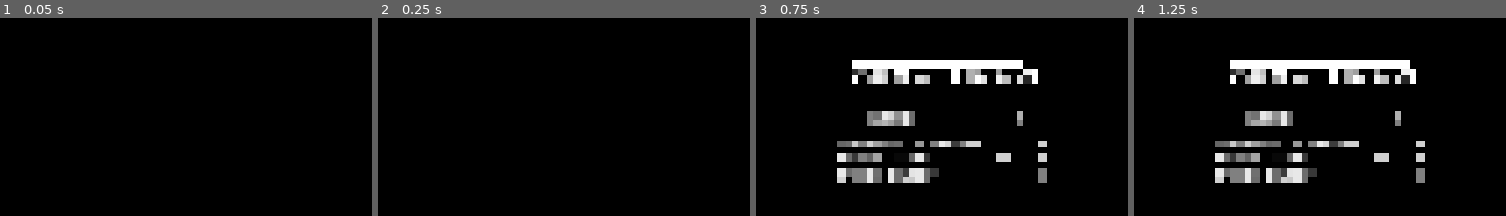
Above: before the commit, frames 1-4 (left to right).
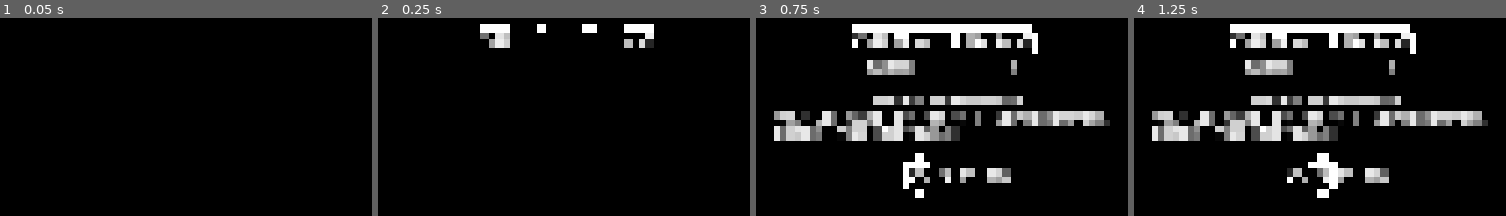
Above: after the commit, the same moments.

Repository: 100-Devs-1-Game/DragonDragonFireFire
Game: Godot game, scene res://end_screen/end_screen.tscn
The game is run twice, just before and just after one commit, with the same random seed, the same clock (stepped at 60 frames per second) and the same inputs. This scene is started directly instead of the project's main scene.
Inputs:
- Up to frame 1 (0.05 s): no input
- Up to frame 2 (0.25 s): no input
- Up to frame 3 (0.75 s): tap Enter (ui_accept) at 0.5 s; hold Right (ui_right) from 0.53 s (still down); tap Shift (fire) at 0.6 s
- Up to frame 4 (1.25 s): keep holding Right (ui_right); tap Space (jump) at 0.77, 1.07 s; tap Enter (ui_accept) at 0.8 s

Frame 1 is identical in both runs. In frame 2, 1.8% of the frame differs, in the area x 27-75%, y 3-16%; in frame 3, 24%; in frame 4, 25%, in the area x 4-96%, y 3-91%.

Commit message:
Add an initial leaderboard

Diff:
--- a/src/autoloads/game_state.gd
+++ b/src/autoloads/game_state.gd
@@ -5,12 +5,23 @@
 var paused : bool = false
 
 var current_stage : int = 1
-
 var score : int = 0
 var time_left : float = float(Constants.PLAY_TIME)
 var playtime_elapsed : float = 0.0
 var lives : int = Constants.STARTING_LIVES
 var food_eaten : int = 0
+
+
+func reset_game_state() -> void:
+	cutscene = false
+	paused = false
+
+	current_stage = 1
+	score = 0
+	time_left = float(Constants.PLAY_TIME)
+	playtime_elapsed = 0.0
+	lives = Constants.STARTING_LIVES
+	food_eaten = 0
 
 
 func is_in_cutscene() -> bool:
--- /dev/null
+++ b/src/autoloads/highscores.gd
@@ -0,0 +1,100 @@
+# To be used as autoload, class name intentionally omitted.
+extends Node
+
+class ScoreEntry:
+	var score_value : int = 0
+	var name : String = ""
+
+const _HIGHSCORES_PATH : String = "user://highscores.cfg"
+const _MAX_NUM_ENTRIES : int = 3
+
+var highscores : Array[ScoreEntry] = []
+
+
+func add_score_entry(entry: ScoreEntry) -> void:
+	# Prune name to three characters:
+	entry.name = entry.name.substr(0, 3)
+	# Make name all upper case:
+	entry.name = entry.name.to_upper()
+
+	highscores.append(entry)
+	highscores.sort_custom(func(a, b): return a.score_value > b.score_value)
+	if highscores.size() > _MAX_NUM_ENTRIES:
+		highscores = highscores.slice(0, _MAX_NUM_ENTRIES)
+
+
+func reset_highscores() -> void:
+	highscores.clear()
+
+	var entry1 = ScoreEntry.new()
+	entry1.score_value = 100000
+	entry1.name = "ZPX"
+	highscores.append(entry1)
+
+	var entry2 = ScoreEntry.new()
+	entry2.score_value = 10000
+	entry2.name = "AST"
+	highscores.append(entry2)
+
+	var entry3 = ScoreEntry.new()
+	entry3.score_value = 1000
+	entry3.name = "ENV"
+	highscores.append(entry3)
+
+
+func is_top_three_score(score : int) -> bool:
+	if highscores.size() < 3:
+		return true
+
+	return score > highscores[2].score_value
+
+
+func read_highscores_file() -> void:
+	var highscores_file = ConfigFile.new()
+	var error : Error = highscores_file.load(_HIGHSCORES_PATH)
+	if error != OK:
+		push_warning("Not loading highscores file, doesn't exist. Creating. This is expected on first run.")
+		highscores_file.save(_HIGHSCORES_PATH)
+		reset_highscores()
+		return
+
+	# Gather all entries by index until missing
+	for i in _MAX_NUM_ENTRIES:
+		var key_score_value = "entry_%d_score_value" % i
+		var key_name = "entry_%d_name" % i
+		if not highscores_file.has_section_key("highscores", key_score_value):
+			push_warning("Highscores file is malformed: entry %d missing score value. Not loading." % i)
+			reset_highscores()
+			return
+		if not highscores_file.has_section_key("highscores", key_name):
+			push_warning("Highscores file is malformed: entry %d missing name. Not loading." % i)
+			reset_highscores()
+			return
+
+		var entry = ScoreEntry.new()
+		entry.score_value = highscores_file.get_value("highscores", key_score_value)
+		entry.name = highscores_file.get_value("highscores", key_name)
+		add_score_entry(entry)
+
+	assert(highscores.size() == _MAX_NUM_ENTRIES)
+
+
+func save_highscores_file() -> void:
+	var highscores_file = ConfigFile.new()
+	var error : Error = highscores_file.load(_HIGHSCORES_PATH)
+	if error != OK:
+		push_error("Cannot save highscores, file expected but doesn't exist. Creating new file.")
+
+	# Clear previous entries in the section
+	if highscores_file.has_section("highscores"):
+		highscores_file.erase_section("highscores")
+
+	# Write each score entry: overall_score and all phase_scores
+	assert(highscores.size() == _MAX_NUM_ENTRIES)
+	for i in highscores.size():
+		var entry = highscores[i]
+		highscores_file.set_value("highscores", "entry_%d_score_value" % i, entry.score_value)
+		highscores_file.set_value("highscores", "entry_%d_name" % i, entry.name)
+
+	highscores_file.save(_HIGHSCORES_PATH)
+	print("Successfully saved highscores to file.")
--- a/src/end_screen/end_screen.gd
+++ b/src/end_screen/end_screen.gd
@@ -4,14 +4,28 @@
 enum State
 {
 	TRANSITION_IN,
+	NEW_HIGHSCORE,
 	WAITING_FOR_INPUT,
 	TRANSITION_OUT,
 }
 
+const _NUM_INITIALS : int = 3
+const _MAX_INITIALS_IDX : int = _NUM_INITIALS + 1 # +1 for OK label.
+
 var _cur_state : State = State.TRANSITION_IN
 var _transition_time : float = 0.0
+var _is_new_highscore : bool = false
+
+var _selected_initial_idx : int = 0
+var _entered_name : String = "---"
 
 @onready var _transition_rect : TextureRect = $TransitionRect
+
+@onready var _new_highscore_screen : Control = %NewHighscoreScreen
+@onready var _statistics_screen : Control = %StatisticsScreen
+
+@onready var _initials : Array = [%Initial0, %Initial1, %Initial2]
+@onready var _ok_label : OKLabel = %OKLabel
 
 @onready var _score_label : Label = %Score
 @onready var _stages_cleared_label : Label = %StagesCleared
@@ -25,11 +39,25 @@
 
 	_set_statistics()
 
+	_is_new_highscore = Highscores.is_top_three_score(GameState.score)
+
+	if _is_new_highscore:
+		_new_highscore_screen.visible = true
+		_statistics_screen.visible = false
+	else:
+		_new_highscore_screen.visible = false
+		_statistics_screen.visible = true
+
+	_selected_initial_idx = 0
+	_update_initials_selection()
+
 
 func _process(delta : float) -> void:
 	match _cur_state:
 		State.TRANSITION_IN:
 			_process_transition_in(delta)
+		State.NEW_HIGHSCORE:
+			_process_new_highscore(delta)
 		State.WAITING_FOR_INPUT:
 			_process_waiting_for_input(delta)
 		State.TRANSITION_OUT:
@@ -57,8 +85,51 @@
 	_transition_time += delta
 	_transition_rect.material.set_shader_parameter("clear_progress", _transition_time)
 	if _transition_time >= 1.0:
+		_cur_state = State.NEW_HIGHSCORE if _is_new_highscore else State.WAITING_FOR_INPUT
+		_transition_time = 0.0
+
+
+func _process_new_highscore(_delta : float) -> void:
+	var fire_pressed : bool = Input.is_action_just_pressed("fire")
+	var jump_pressed : bool = Input.is_action_just_pressed("jump")
+	var ui_accept_pressed : bool = Input.is_action_just_pressed("ui_accept")
+	if (fire_pressed or jump_pressed or ui_accept_pressed) and _selected_initial_idx == _MAX_INITIALS_IDX - 1:
+		_entered_name = ""
+		for i in range(_NUM_INITIALS):
+			_entered_name += _initials[i].get_letter()
+
+		assert(_entered_name.length() == _NUM_INITIALS)
+		assert(Highscores.is_top_three_score(GameState.score))
+
+		var score_entry : Highscores.ScoreEntry = Highscores.ScoreEntry.new()
+		score_entry.score_value = GameState.score
+		score_entry.name = _entered_name
+		Highscores.add_score_entry(score_entry)
+
+		_new_highscore_screen.visible = false
+		_statistics_screen.visible = true
 		_cur_state = State.WAITING_FOR_INPUT
-		_transition_time = 0.0
+
+	var ui_right_pressed : bool = Input.is_action_just_pressed("ui_right")
+	if ui_right_pressed or fire_pressed or jump_pressed or ui_accept_pressed:
+		_selected_initial_idx += 1
+		_selected_initial_idx = min(_selected_initial_idx, _MAX_INITIALS_IDX - 1)
+		_update_initials_selection()
+
+	if Input.is_action_just_pressed("ui_left") or Input.is_action_just_pressed("ui_cancel"):
+		_selected_initial_idx -= 1
+		_selected_initial_idx = max(_selected_initial_idx, 0)
+		_update_initials_selection()
+
+	if Input.is_action_just_pressed("ui_up"):
+		if _selected_initial_idx < _NUM_INITIALS:
+			assert(_initials[_selected_initial_idx].is_selected())
+			_initials[_selected_initial_idx].next_letter()
+
+	if Input.is_action_just_pressed("ui_down"):
+		if _selected_initial_idx < _NUM_INITIALS:
+			assert(_initials[_selected_initial_idx].is_selected())
+			_initials[_selected_initial_idx].previous_letter()
 
 
 func _process_waiting_for_input(_delta : float) -> void:
@@ -66,6 +137,7 @@
 	var jump_pressed : bool = Input.is_action_just_pressed("jump")
 	var fire_pressed : bool = Input.is_action_just_pressed("fire")
 	if accept_pressed or jump_pressed or fire_pressed:
+		Highscores.save_highscores_file()
 		_cur_state = State.TRANSITION_OUT
 
 
@@ -75,3 +147,12 @@
 
 	if _transition_time >= 1.0:
 		Signals.scene_change_triggered.emit(SceneDefinitions.Scenes.TITLE_SCREEN)
+
+
+func _update_initials_selection() -> void:
+	assert(_selected_initial_idx >= 0 and _selected_initial_idx < _MAX_INITIALS_IDX)
+
+	for i in range(_NUM_INITIALS):
+		_initials[i].set_selected(i == _selected_initial_idx)
+
+	_ok_label.set_selected(_selected_initial_idx == _MAX_INITIALS_IDX - 1)
--- a/src/end_screen/end_screen.tscn
+++ b/src/end_screen/end_screen.tscn
@@ -1,8 +1,14 @@
-[gd_scene load_steps=6 format=3 uid="uid://btb3ktgnrdtit"]
+[gd_scene load_steps=12 format=3 uid="uid://btb3ktgnrdtit"]
 
 [ext_resource type="Texture2D" uid="uid://x81840evf2gg" path="res://assets/ui/game_over_border.png" id="1_72q5w"]
 [ext_resource type="Script" uid="uid://d2quw7csckdsd" path="res://end_screen/end_screen.gd" id="1_hmshp"]
+[ext_resource type="Script" uid="uid://dm7colb1puq7c" path="res://end_screen/highscores_section.gd" id="3_fwhm7"]
+[ext_resource type="Script" uid="uid://2nf18myw0mkf" path="res://end_screen/initial.gd" id="3_kpdng"]
 [ext_resource type="PackedScene" uid="uid://vqnw6jvlujgw" path="res://effects/transition_rect.tscn" id="3_mkgft"]
+[ext_resource type="Texture2D" uid="uid://kmw657lomrwm" path="res://assets/ui/initials_border.png" id="3_q7ipi"]
+[ext_resource type="Texture2D" uid="uid://bbc0m5jv1gkf4" path="res://assets/ui/arrow_up.png" id="4_1odwr"]
+[ext_resource type="Texture2D" uid="uid://ccbd37lt20el1" path="res://assets/ui/arrow_down.png" id="5_i5gnp"]
+[ext_resource type="Script" uid="uid://bvjycsd0dsjwb" path="res://end_screen/ok_label.gd" id="7_fjggk"]
 
 [sub_resource type="Shader" id="Shader_mkgft"]
 resource_local_to_scene = true
@@ -60,9 +66,9 @@
 
 [node name="GameOverLabel" type="Label" parent="."]
 layout_mode = 0
-offset_top = 40.0
+offset_top = 12.0
 offset_right = 320.0
-offset_bottom = 56.0
+offset_bottom = 28.0
 theme_override_font_sizes/font_size = 16
 text = "GAME OVER"
 horizontal_alignment = 1
@@ -72,93 +78,273 @@
 texture = ExtResource("1_72q5w")
 centered = false
 
-[node name="StatisticsSection" type="Control" parent="."]
-anchors_preset = 0
-offset_top = 152.0
+[node name="ScoreGroup" type="Control" parent="."]
+anchors_preset = 0
+offset_right = 40.0
+offset_bottom = 40.0
+
+[node name="ScoreLabel" type="Label" parent="ScoreGroup"]
+layout_mode = 0
+offset_left = 100.0
+offset_top = 40.0
+offset_right = 188.0
+offset_bottom = 48.0
+text = "SCORE"
+
+[node name="Score" type="Label" parent="ScoreGroup"]
+unique_name_in_owner = true
+layout_mode = 0
+offset_left = 140.0
+offset_top = 40.0
+offset_right = 220.0
+offset_bottom = 48.0
+text = "99999"
+horizontal_alignment = 2
+
+[node name="NewHighscoreScreen" type="Control" parent="."]
+unique_name_in_owner = true
+anchors_preset = 0
+offset_right = 320.0
+offset_bottom = 180.0
+
+[node name="CongratulationsLabel1" type="Label" parent="NewHighscoreScreen"]
+layout_mode = 0
+offset_left = 24.0
+offset_top = 64.0
+offset_right = 296.0
+offset_bottom = 94.0
+text = "CONGRATULATIONS!"
+horizontal_alignment = 1
+
+[node name="CongratulationsLabel2" type="Label" parent="NewHighscoreScreen"]
+layout_mode = 0
+offset_left = 24.0
+offset_top = 80.0
+offset_right = 296.0
+offset_bottom = 110.0
+text = "YOU'VE MADE IT TO THE LEADERBOARD.
+ENTER YOU INITIALS:"
+
+[node name="Initial0" type="Label" parent="NewHighscoreScreen"]
+unique_name_in_owner = true
+layout_mode = 0
+offset_left = 133.0
+offset_top = 120.0
+offset_right = 149.0
+offset_bottom = 136.0
+theme_override_font_sizes/font_size = 16
+text = "A"
+script = ExtResource("3_kpdng")
+
+[node name="SelectionVisuals" type="Control" parent="NewHighscoreScreen/Initial0"]
+anchors_preset = 0
+offset_right = 40.0
+offset_bottom = 40.0
+
+[node name="Border" type="TextureRect" parent="NewHighscoreScreen/Initial0/SelectionVisuals"]
+layout_mode = 0
+offset_left = -4.0
+offset_top = -4.0
+offset_right = 18.0
+offset_bottom = 18.0
+texture = ExtResource("3_q7ipi")
+
+[node name="ArrowUp" type="TextureRect" parent="NewHighscoreScreen/Initial0/SelectionVisuals"]
+layout_mode = 0
+offset_left = 3.0
+offset_top = -11.0
+offset_right = 11.0
+offset_bottom = -5.0
+texture = ExtResource("4_1odwr")
+
+[node name="ArrowDown" type="TextureRect" parent="NewHighscoreScreen/Initial0/SelectionVisuals"]
+layout_mode = 0
+offset_left = 3.0
+offset_top = 19.0
+offset_right = 11.0
+offset_bottom = 25.0
+texture = ExtResource("5_i5gnp")
+
+[node name="Initial1" type="Label" parent="NewHighscoreScreen"]
+unique_name_in_owner = true
+layout_mode = 0
+offset_left = 153.0
+offset_top = 120.0
+offset_right = 169.0
+offset_bottom = 136.0
+theme_override_font_sizes/font_size = 16
+text = "A"
+script = ExtResource("3_kpdng")
+
+[node name="SelectionVisuals" type="Control" parent="NewHighscoreScreen/Initial1"]
+anchors_preset = 0
+offset_right = 40.0
+offset_bottom = 40.0
+
+[node name="Border" type="TextureRect" parent="NewHighscoreScreen/Initial1/SelectionVisuals"]
+layout_mode = 0
+offset_left = -4.0
+offset_top = -4.0
+offset_right = 18.0
+offset_bottom = 18.0
+texture = ExtResource("3_q7ipi")
+
+[node name="ArrowUp" type="TextureRect" parent="NewHighscoreScreen/Initial1/SelectionVisuals"]
+layout_mode = 0
+offset_left = 3.0
+offset_top = -11.0
+offset_right = 11.0
+offset_bottom = -5.0
+texture = ExtResource("4_1odwr")
+
+[node name="ArrowDown" type="TextureRect" parent="NewHighscoreScreen/Initial1/SelectionVisuals"]
+layout_mode = 0
+offset_left = 3.0
+offset_top = 19.0
+offset_right = 11.0
+offset_bottom = 25.0
+texture = ExtResource("5_i5gnp")
+
+[node name="Initial2" type="Label" parent="NewHighscoreScreen"]
+unique_name_in_owner = true
+layout_mode = 0
+offset_left = 173.0
+offset_top = 120.0
+offset_right = 189.0
+offset_bottom = 136.0
+theme_override_font_sizes/font_size = 16
+text = "A"
+script = ExtResource("3_kpdng")
+
+[node name="SelectionVisuals" type="Control" parent="NewHighscoreScreen/Initial2"]
+anchors_preset = 0
+offset_right = 40.0
+offset_bottom = 40.0
+
+[node name="Border" type="TextureRect" parent="NewHighscoreScreen/Initial2/SelectionVisuals"]
+layout_mode = 0
+offset_left = -4.0
+offset_top = -4.0
+offset_right = 18.0
+offset_bottom = 18.0
+texture = ExtResource("3_q7ipi")
+
+[node name="ArrowUp" type="TextureRect" parent="NewHighscoreScreen/Initial2/SelectionVisuals"]
+layout_mode = 0
+offset_left = 3.0
+offset_top = -11.0
+offset_right = 11.0
+offset_bottom = -5.0
+texture = ExtResource("4_1odwr")
+
+[node name="ArrowDown" type="TextureRect" parent="NewHighscoreScreen/Initial2/SelectionVisuals"]
+layout_mode = 0
+offset_left = 3.0
+offset_top = 19.0
+offset_right = 11.0
+offset_bottom = 25.0
+texture = ExtResource("5_i5gnp")
+
+[node name="OKLabel" type="Label" parent="NewHighscoreScreen"]
+unique_name_in_owner = true
+layout_mode = 0
+offset_left = 197.0
+offset_top = 120.0
+offset_right = 213.0
+offset_bottom = 136.0
+text = "OK"
+vertical_alignment = 1
+script = ExtResource("7_fjggk")
+
+[node name="SelectionVisuals" type="Control" parent="NewHighscoreScreen/OKLabel"]
+anchors_preset = 0
+offset_right = 40.0
+offset_bottom = 40.0
+
+[node name="Border" type="TextureRect" parent="NewHighscoreScreen/OKLabel/SelectionVisuals"]
+layout_mode = 0
+offset_left = -4.0
+offset_top = -4.0
+offset_right = 18.0
+offset_bottom = 18.0
+texture = ExtResource("3_q7ipi")
+
+[node name="StatisticsScreen" type="Control" parent="."]
+unique_name_in_owner = true
+visible = false
+anchors_preset = 0
+offset_right = 320.0
+offset_bottom = 180.0
+
+[node name="StatisticsSection" type="Control" parent="StatisticsScreen"]
+anchors_preset = 0
+offset_top = 108.0
 offset_right = 160.0
-offset_bottom = 208.0
-
-[node name="ScoreLabel" type="Label" parent="StatisticsSection"]
-layout_mode = 0
-offset_left = 96.0
-offset_top = -72.0
-offset_right = 184.0
-offset_bottom = -64.0
-text = "SCORE"
-
-[node name="Score" type="Label" parent="StatisticsSection"]
-unique_name_in_owner = true
-layout_mode = 0
-offset_left = 144.0
-offset_top = -72.0
-offset_right = 224.0
-offset_bottom = -64.0
-text = "99999"
-horizontal_alignment = 2
-
-[node name="StagesClearedLabel" type="Label" parent="StatisticsSection"]
-layout_mode = 0
-offset_left = 76.0
+offset_bottom = 164.0
+
+[node name="StagesClearedLabel" type="Label" parent="StatisticsScreen/StatisticsSection"]
+layout_mode = 0
+offset_left = 80.0
 offset_top = -52.0
-offset_right = 196.0
+offset_right = 200.0
 offset_bottom = -44.0
 text = "STAGES CLEARED"
 
-[node name="StagesCleared" type="Label" parent="StatisticsSection"]
-unique_name_in_owner = true
-layout_mode = 0
-offset_left = 132.0
+[node name="StagesCleared" type="Label" parent="StatisticsScreen/StatisticsSection"]
+unique_name_in_owner = true
+layout_mode = 0
+offset_left = 128.0
 offset_top = -52.0
-offset_right = 244.0
+offset_right = 240.0
 offset_bottom = -44.0
 text = "12"
 horizontal_alignment = 2
 
-[node name="PlaytimeLabel" type="Label" parent="StatisticsSection"]
-layout_mode = 0
-offset_left = 76.0
+[node name="PlaytimeLabel" type="Label" parent="StatisticsScreen/StatisticsSection"]
+layout_mode = 0
+offset_left = 80.0
 offset_top = -40.0
-offset_right = 196.0
+offset_right = 200.0
 offset_bottom = -32.0
 text = "PLAY TIME"
 
-[node name="Playtime" type="Label" parent="StatisticsSection"]
-unique_name_in_owner = true
-layout_mode = 0
-offset_left = 132.0
+[node name="Playtime" type="Label" parent="StatisticsScreen/StatisticsSection"]
+unique_name_in_owner = true
+layout_mode = 0
+offset_left = 128.0
 offset_top = -40.0
-offset_right = 244.0
+offset_right = 240.0
 offset_bottom = -32.0
 text = "01:45"
 horizontal_alignment = 2
 
-[node name="FoodEatenLabel" type="Label" parent="StatisticsSection"]
-layout_mode = 0
-offset_left = 76.0
+[node name="FoodEatenLabel" type="Label" parent="StatisticsScreen/StatisticsSection"]
+layout_mode = 0
+offset_left = 80.0
 offset_top = -28.0
-offset_right = 188.0
+offset_right = 192.0
 offset_bottom = -20.0
 text = "FOOD EATEN"
 
-[node name="FoodEaten" type="Label" parent="StatisticsSection"]
-unique_name_in_owner = true
-layout_mode = 0
-offset_left = 132.0
+[node name="FoodEaten" type="Label" parent="StatisticsScreen/StatisticsSection"]
+unique_name_in_owner = true
+layout_mode = 0
+offset_left = 128.0
 offset_top = -28.0
-offset_right = 244.0
+offset_right = 240.0
 offset_bottom = -20.0
 text = "132"
 horizontal_alignment = 2
 
-[node name="HighscoresSection" type="Control" parent="."]
-visible = false
+[node name="HighscoresSection" type="Control" parent="StatisticsScreen"]
 anchors_preset = 0
 offset_left = 76.0
-offset_top = 112.0
+offset_top = 88.0
 offset_right = 236.0
-offset_bottom = 200.0
-
-[node name="HighscoresLabel" type="Label" parent="HighscoresSection"]
+offset_bottom = 176.0
+script = ExtResource("3_fwhm7")
+
+[node name="HighscoresHeadingLabel" type="Label" parent="StatisticsScreen/HighscoresSection"]
 layout_mode = 0
 offset_left = -76.0
 offset_top = 12.0
@@ -167,60 +353,84 @@
 text = "HIGHSCORES"
 horizontal_alignment = 1
 
-[node name="Highscore1Label" type="Label" parent="HighscoresSection"]
+[node name="Highscore1Label" type="Label" parent="StatisticsScreen/HighscoresSection"]
+layout_mode = 0
+offset_left = 8.0
+offset_top = 24.0
+offset_right = 48.0
+offset_bottom = 32.0
+text = "1ST"
+horizontal_alignment = 2
+
+[node name="Highscore1" type="Label" parent="StatisticsScreen/HighscoresSection"]
 layout_mode = 0
 offset_left = 20.0
 offset_top = 24.0
-offset_right = 60.0
+offset_right = 112.0
 offset_bottom = 32.0
-text = "1ST"
-horizontal_alignment = 2
-
-[node name="Highscore1" type="Label" parent="HighscoresSection"]
-layout_mode = 0
-offset_left = 40.0
+text = "9999999"
+horizontal_alignment = 2
+
+[node name="Name1" type="Label" parent="StatisticsScreen/HighscoresSection"]
+layout_mode = 0
+offset_left = 120.0
 offset_top = 24.0
-offset_right = 132.0
+offset_right = 212.0
 offset_bottom = 32.0
-text = "999999"
-horizontal_alignment = 2
-
-[node name="Highscore2Label" type="Label" parent="HighscoresSection"]
+text = "ZPX"
+
+[node name="Highscore2Label" type="Label" parent="StatisticsScreen/HighscoresSection"]
+layout_mode = 0
+offset_left = 8.0
+offset_top = 36.0
+offset_right = 48.0
+offset_bottom = 44.0
+text = "2ND"
+horizontal_alignment = 2
+
+[node name="Highscore2" type="Label" parent="StatisticsScreen/HighscoresSection"]
 layout_mode = 0
 offset_left = 20.0
 offset_top = 36.0
-offset_right = 60.0
-offset_bottom = 44.0
-text = "2ND"
-horizontal_alignment = 2
-
-[node name="Highscore2" type="Label" parent="HighscoresSection"]
-layout_mode = 0
-offset_left = 40.0
-offset_top = 36.0
-offset_right = 132.0
+offset_right = 112.0
 offset_bottom = 44.0
 text = "99999"
 horizontal_alignment = 2
 
-[node name="Highscore3Label" type="Label" parent="HighscoresSection"]
+[node name="Name2" type="Label" parent="StatisticsScreen/HighscoresSection"]
+layout_mode = 0
+offset_left = 120.0
+offset_top = 36.0
+offset_right = 212.0
+offset_bottom = 44.0
+text = "ZPX"
+
+[node name="Highscore3Label" type="Label" parent="StatisticsScreen/HighscoresSection"]
+layout_mode = 0
+offset_left = 8.0
+offset_top = 48.0
+offset_right = 48.0
+offset_bottom = 56.0
+text = "3RD"
+horizontal_alignment = 2
+
+[node name="Highscore3" type="Label" parent="StatisticsScreen/HighscoresSection"]
 layout_mode = 0
 offset_left = 20.0
 offset_top = 48.0
-offset_right = 60.0
-offset_bottom = 56.0
-text = "3RD"
-horizontal_alignment = 2
-
-[node name="Highscore3" type="Label" parent="HighscoresSection"]
-layout_mode = 0
-offset_left = 40.0
-offset_top = 48.0
-offset_right = 132.0
+offset_right = 112.0
 offset_bottom = 56.0
 text = "9999"
 horizontal_alignment = 2
 
+[node name="Name3" type="Label" parent="StatisticsScreen/HighscoresSection"]
+layout_mode = 0
+offset_left = 120.0
+offset_top = 48.0
+offset_right = 212.0
+offset_bottom = 56.0
+text = "ZPX"
+
 [node name="TransitionRect" parent="." instance=ExtResource("3_mkgft")]
 material = SubResource("ShaderMaterial_fwhm7")
 layout_mode = 0
--- /dev/null
+++ b/src/end_screen/highscores_section.gd
@@ -0,0 +1,37 @@
+class_name HighscoresSection
+extends Control
+
+@onready var _highscore1_label : Label = $Highscore1
+@onready var _highscore2_label : Label = $Highscore2
+@onready var _highscore3_label : Label = $Highscore3
+
+@onready var _name1_label : Label = $Name1
+@onready var _name2_label : Label = $Name2
+@onready var _name3_label : Label = $Name3
+
+
+func _process(_delta : float) -> void:
+	_update_labels()
+
+
+func _update_labels():
+	if Highscores.highscores.size() > 0:
+		_highscore1_label.text = str(Highscores.highscores[0].score_value)
+		_name1_label.text = Highscores.highscores[0].name
+	else:
+		_highscore1_label.text = "-----"
+		_name1_label.text = "---"
+
+	if Highscores.highscores.size() > 1:
+		_highscore2_label.text = str(Highscores.highscores[1].score_value)
+		_name2_label.text = Highscores.highscores[1].name
+	else:
+		_highscore2_label.text = "-----"
+		_name2_label.text = "---"
+
+	if Highscores.highscores.size() > 2:
+		_highscore3_label.text = str(Highscores.highscores[2].score_value)
+		_name3_label.text = Highscores.highscores[2].name
+	else:
+		_highscore3_label.text = "-----"
+		_name3_label.text = "---"
--- /dev/null
+++ b/src/end_screen/initial.gd
@@ -0,0 +1,34 @@
+class_name Initial
+extends Label
+
+const _INITIALS_LETTERS : String = "ABCDEFGHIJKLMNOPQRSTUVWXYZ"
+
+var _index : int = 0
+var _selected : bool = false
+
+@onready var _selection_visuals : Control = $SelectionVisuals
+
+
+func _process(_delta : float) -> void:
+	text = _INITIALS_LETTERS[_index]
+	_selection_visuals.visible = _selected
+
+
+func next_letter() -> void:
+	_index = (_index + 1) % _INITIALS_LETTERS.length()
+
+
+func previous_letter() -> void:
+	_index = (_index - 1 + _INITIALS_LETTERS.length()) % _INITIALS_LETTERS.length()
+
+
+func set_selected(selected : bool) -> void:
+	_selected = selected
+
+
+func is_selected() -> bool:
+	return _selected
+
+
+func get_letter() -> String:
+	return _INITIALS_LETTERS[_index]
--- /dev/null
+++ b/src/end_screen/ok_label.gd
@@ -0,0 +1,14 @@
+class_name OKLabel
+extends Label
+
+var _selected : bool = false
+
+@onready var _selection_visuals : Control = $SelectionVisuals
+
+
+func _process(_delta : float) -> void:
+	_selection_visuals.visible = _selected
+
+
+func set_selected(selected : bool) -> void:
+	_selected = selected
--- a/src/game_root/game_root.gd
+++ b/src/game_root/game_root.gd
@@ -7,6 +7,7 @@
 
 func _ready() -> void:
 	Signals.scene_change_triggered.connect(_on_scene_change_triggered)
+	Initialization.initialize()
 
 
 func _on_scene_change_triggered(new_scene : SceneDefinitions.Scenes) -> void:
--- /dev/null
+++ b/src/game_root/initialization.gd
@@ -0,0 +1,7 @@
+class_name Initialization
+extends RefCounted
+
+
+static func initialize() -> void:
+	# Read highscores file.
+	Highscores.read_highscores_file()
--- a/src/game_scene/game_scene.gd
+++ b/src/game_scene/game_scene.gd
@@ -31,6 +31,8 @@
 
 
 func _ready() -> void:
+	GameState.reset_game_state()
+
 	Signals.player_died.connect(_on_player_died)
 
 	GameState.cutscene = true
--- a/src/project.godot
+++ b/src/project.godot
@@ -21,6 +21,7 @@
 Signals="*res://autoloads/signals.gd"
 GameState="*res://autoloads/game_state.gd"
 Debug="*res://autoloads/debug.gd"
+Highscores="*res://autoloads/highscores.gd"
 
 [debug]
 
Binary file added: src/assets/ui/arrow_down.png
Not shown, added: src/assets/ui/arrow_down.png.import
Binary file added: src/assets/ui/arrow_up.png
Not shown, added: src/assets/ui/arrow_up.png.import
Binary file added: src/assets/ui/initials_border.png
Not shown, added: src/assets/ui/initials_border.png.import
Not shown, added: src/autoloads/highscores.gd.uid
Not shown, added: src/end_screen/highscores_section.gd.uid
Not shown, added: src/end_screen/initial.gd.uid
Not shown, added: src/end_screen/ok_label.gd.uid
Not shown, added: src/game_root/initialization.gd.uid
